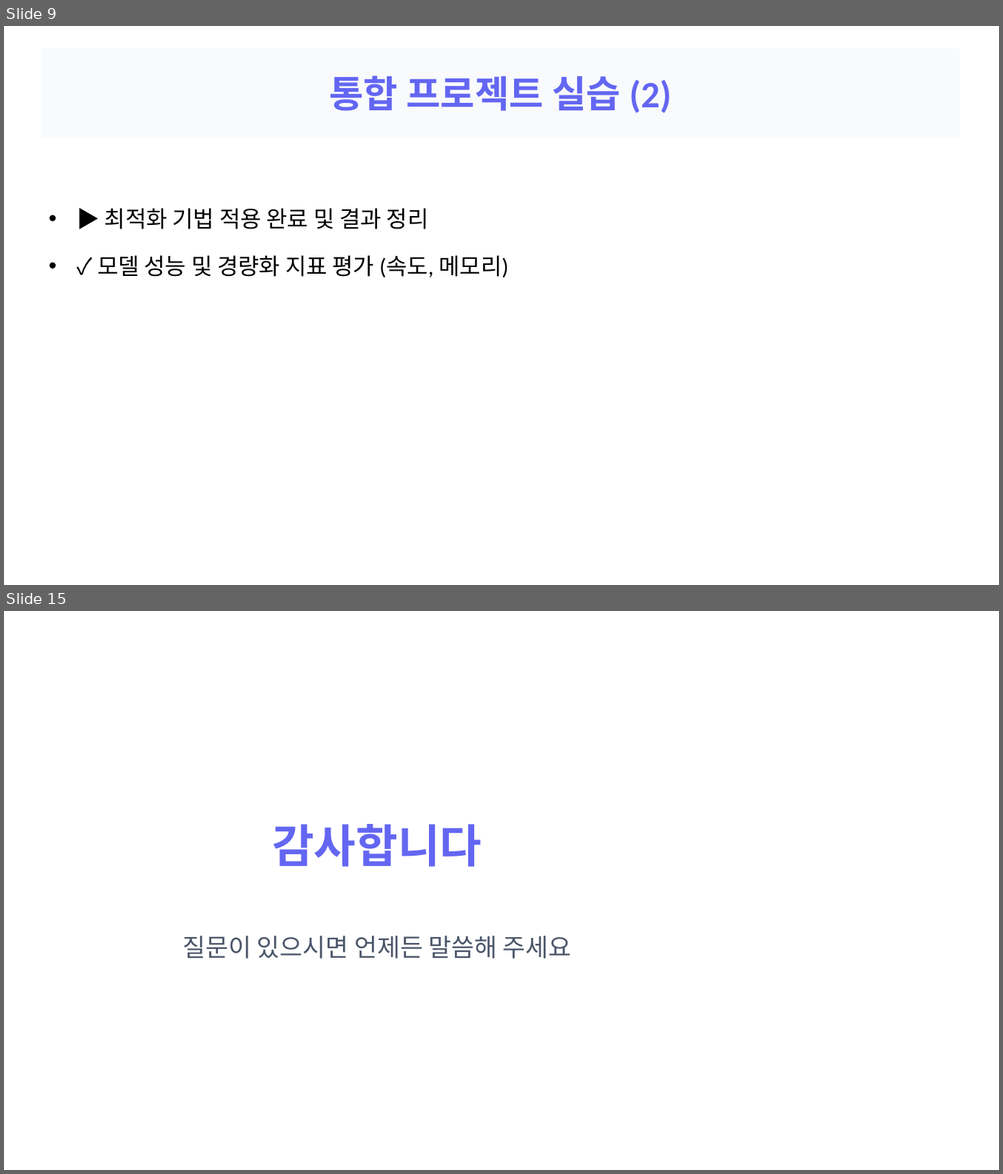
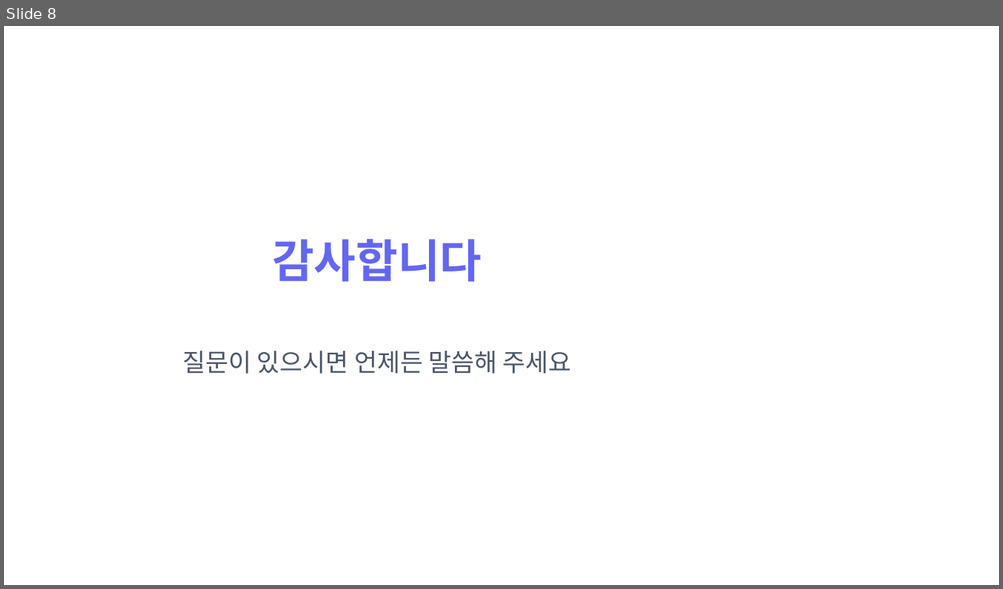
Before and after one commit to devna0111/FlowMate, a slide deck: uploads/pptx_sample.pptx. Shown one above the other, each under a label of ours: slides 9 and 15 before the commit, slide 8 after it; the slides between them are not shown. The pictures are 1003x1174 and 1003x589 pixels, drawn with LibreOffice and Linux fonts; fonts in the diff are those of the drawing. Boxes give left, top, right and bottom in pixels: in the first picture for what was removed or moved away, otherwise in the second. Text is boxed around its words. In the diff, an @@ line names an element or a change of style, - is before the commit and + after.

```diff
--- a/uploads/pptx_sample.pptx
+++ b/uploads/pptx_sample.pptx
@@ slide 9 removed at <box>4,26,999,585</box>, background #FFFFFF @@
@@ title removed at <box>41,48,959,138</box> @@
-통합 프로젝트 실습 (2)
@@ text removed at <box>97,208,509,278</box> @@
-• ▶ 최적화 기법 적용 완료 및 결과 정리
-• ✓ 모델 성능 및 경량화 지표 평가 (속도, 메모리)
@@ what was slide 15 is now slide 8 @@
```
Also in this commit, not shown: 1 slide changed, 6 slides added, 12 other slides removed, 14 other files.
